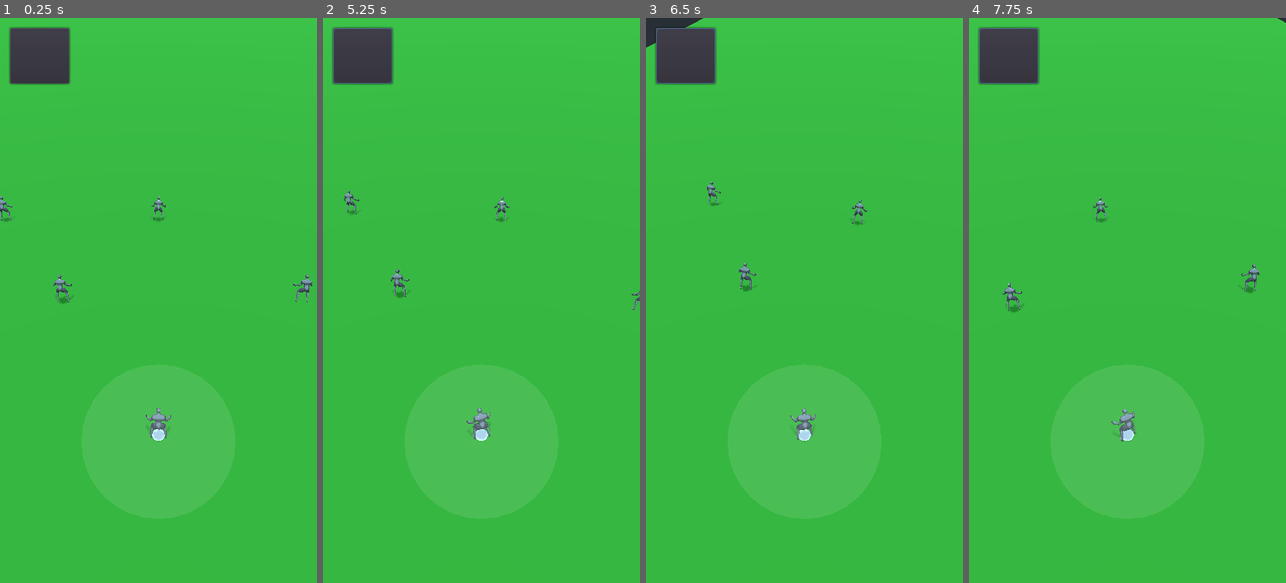
Above: before the commit, frames 1-4 (left to right).
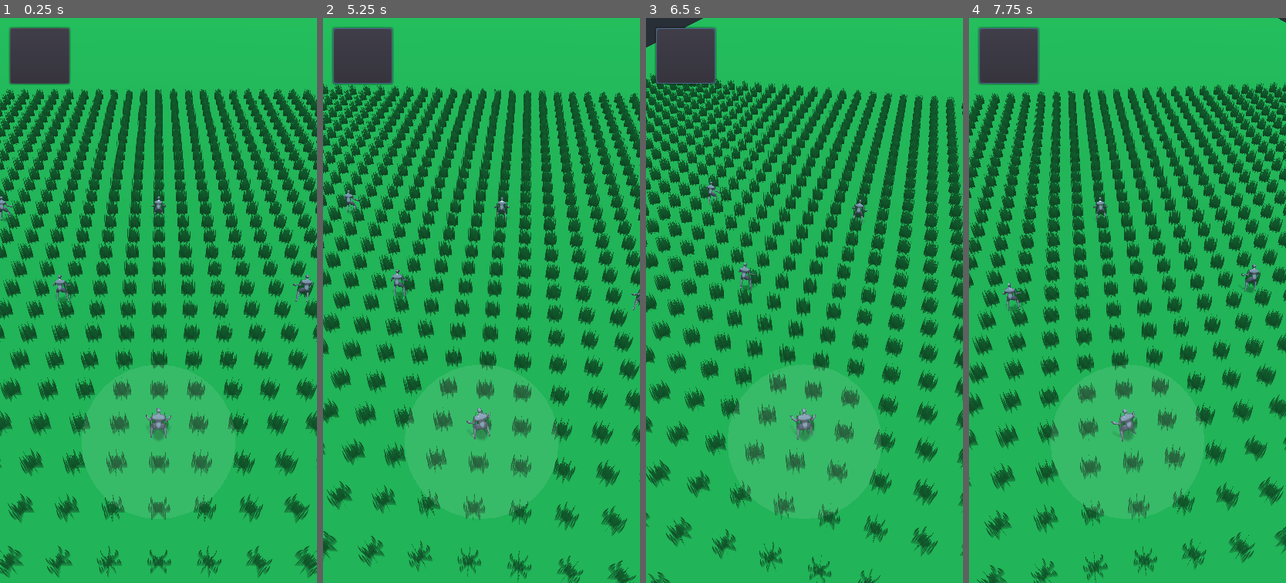
Above: after the commit, the same moments.

Repository: samhattangady/UltimateFrisbee
Game: Godot game, scene res://PlayingField.tscn
Two runs of this game, one before a commit and one after it. Both use one fixed random seed, a clock stepped at 60 frames per second and the inputs below.
Inputs (mouse positions are in pixels of both pictures, inside the frame that each line leads up to):
- Up to frame 1 (0.25 s): no input
- Up to frame 2 (5.25 s): tap Enter (ui_accept) at 0.5, 0.77, 4.52 s; move the mouse to (551, 272) at 0.52 s; hold Right (ui_right) 0.53-1.25 s; click (551, 272) at 0.67 s; click (364, 57) at 1.25 s; drag from (418, 328) to (465, 413) at 2.02 s; move the mouse to (513, 176) at 2.77 s; hold Right (ui_right) 2.78-3.5 s; drag from (465, 413) to (386, 215) at 3.52 s; move the mouse to (576, 385) at 4.27 s; hold Left (ui_left) 4.28-5 s; drag from (386, 215) to (433, 159) at 5.02 s
- Up to frame 3 (6.5 s): move the mouse to (820, 300) at 5.77 s; hold Down (ui_down) from 5.78 s (still down); click (820, 300) at 5.92 s
- Up to frame 4 (7.75 s): release Down (ui_down) at 6.5 s; tap Enter (ui_accept) at 6.5, 7.25, 7.52 s; drag from (1079, 159) to (1064, 328) at 6.52 s; move the mouse to (1197, 272) at 7.27 s; hold Up (ui_up) from 7.28 s (still down)

The runs differ from the first frame. In frame 1, 26% of the frame differs, in the area x 0-100%, y 12-100%; in frame 2, 26%; in frame 3, 26%, in the area x 0-100%, y 0-100%; in frame 4, 26%.
Error in both runs: Invalid call. Nonexistent function 'find_bone' in base 'Spatial'. (res://Player2.gd:62)

Commit message:
wip: working on grass textures

Diff:
--- a/GameCamera.gd
+++ b/GameCamera.gd
@@ -3,6 +3,7 @@
 var start_x = 0.0
 var start_z = 0.0
 var start_origin = Vector3(0, 0, 0)
+var ground
 
 # FIXME (22 May 2019 sam): Currently these are hardcoded into the script. It should
 # instead be taken from whatever values were set in the editor.
@@ -59,6 +60,9 @@
     var disc_points = Vector2(screen.x/2, screen.y*3/4)
     start_origin= get_point_in_world(disc_points)
 
+func set_ground(ground):
+    self.ground = ground
+
 func disc_position_update(position):
     # We want the camera to center the disc to the point 3/4th y and 1/2 x
     # `start_origin` is already fixed at that point. So that's what we use
@@ -68,6 +72,7 @@
     self.start_origin = position
     var end_translation = Vector3(start_origin.x+camera_x_offset, start_origin.y+camera_height, start_origin.z+camera_z_offset)
     self.translation = end_translation
+    self.ground.set_grass_position(position)
     self.emit_signal('camera_movement_completed')
 
 func camera_movement_complete(obj, node_path):
--- /dev/null
+++ b/Ground.gd
@@ -0,0 +1,18 @@
+extends Spatial
+
+var grass
+export var rows = 20
+export var spacing = 3.0
+
+# TODO (24 Jun 2019 sam): Look into updating AABB
+
+func _ready():
+    self.grass = self.get_node('Grass')
+    self.grass.amount = self.rows * self.rows
+    if self.grass.process_material:
+        self.grass.process_material.set_shader_param('rows', self.rows)
+        self.grass.process_material.set_shader_param('spacing', self.spacing)
+
+func set_grass_position(pos):
+    pos.y = 0
+    self.grass.translation = pos
--- a/Ground.tscn
+++ b/Ground.tscn
@@ -1,21 +1,39 @@
-[gd_scene load_steps=4 format=2]
+[gd_scene load_steps=8 format=2]
 
-[sub_resource type="CubeMesh" id=1]
+[ext_resource path="res://Ground.gd" type="Script" id=1]
+[ext_resource path="res://assets/Grass.tres" type="Material" id=2]
+[ext_resource path="res://assets/Particles_Grass.tres" type="Material" id=3]
+[ext_resource path="res://assets/grass.obj" type="ArrayMesh" id=4]
 
-[sub_resource type="SpatialMaterial" id=2]
-albedo_color = Color( 0.196078, 0.623529, 0.14902, 0.607843 )
+[sub_resource type="BoxShape" id=1]
 
-[sub_resource type="ConvexPolygonShape" id=3]
-points = PoolVector3Array( -1, 1, 1, 1, 1, -1, 1, 1, 1, -1, 1, -1, -1, -1, 1, 1, -1, -1, 1, -1, 1, -1, -1, -1, 1, 1, 1, -1, 1, -1, 1, 1, -1, -1, 1, 1, 1, -1, 1, -1, -1, -1, 1, -1, -1, -1, -1, 1, 1, 1, 1, -1, -1, 1, -1, 1, 1, 1, -1, 1, 1, 1, -1, -1, -1, -1, -1, 1, -1, 1, -1, -1 )
+[sub_resource type="CubeMesh" id=2]
 
-[node name="Ground" type="MeshInstance"]
-transform = Transform( 70, 0, 0, 0, 0.01, 0, 0, 0, 200, 0, 0, 0 )
-layers = 7
-mesh = SubResource( 1 )
-material/0 = SubResource( 2 )
+[sub_resource type="SpatialMaterial" id=3]
+params_specular_mode = 3
+albedo_color = Color( 0.121569, 0.615686, 0.247059, 1 )
 
-[node name="GroundStaticBody" type="StaticBody" parent="."]
+[node name="Ground" type="Spatial"]
+script = ExtResource( 1 )
+rows = 50
+
+[node name="Grass" type="Particles" parent="."]
+transform = Transform( 1, 0, 0, 0, 1, 0, 0, 0, 1, 3.1933, 0, 0 )
+material_override = ExtResource( 2 )
+amount = 16
+explosiveness = 1.0
+local_coords = false
+process_material = ExtResource( 3 )
+draw_pass_1 = ExtResource( 4 )
+
+[node name="Surface" type="StaticBody" parent="."]
+transform = Transform( 70, 0, 0, 0, 0.05, 0, 0, 0, 200, 0, 0, 0 )
 collision_layer = 3
+collision_mask = 3
 
-[node name="CollisionShape" type="CollisionShape" parent="GroundStaticBody"]
-shape = SubResource( 3 )
+[node name="CollisionShape" type="CollisionShape" parent="Surface"]
+shape = SubResource( 1 )
+
+[node name="MeshInstance" type="MeshInstance" parent="Surface"]
+mesh = SubResource( 2 )
+material/0 = SubResource( 3 )
--- a/Player2.gd
+++ b/Player2.gd
@@ -298,3 +298,7 @@
 
 func get_debug_name():
     return self.debug_name
+
+# FIXME (24 Jun 2019 sam): There is a bug with player movement. In hex when the first
+# pass is being made to the forehand side, that player does not move to collect the
+# disc.
--- a/PlayerModel.tscn
+++ b/PlayerModel.tscn
@@ -1,29 +1,35 @@
-[gd_scene load_steps=6 format=2]
+[gd_scene load_steps=7 format=2]
 
 [ext_resource path="res://assets/scoober.glb" type="PackedScene" id=1]
 
-[sub_resource type="AnimationNodeBlend2" id=4]
+[sub_resource type="SpatialMaterial" id=1]
+params_specular_mode = 3
 
-[sub_resource type="AnimationNodeAnimation" id=1]
+[sub_resource type="AnimationNodeBlend2" id=2]
+
+[sub_resource type="AnimationNodeAnimation" id=3]
 animation = "Idle"
 
-[sub_resource type="AnimationNodeAnimation" id=3]
+[sub_resource type="AnimationNodeAnimation" id=4]
 animation = "Run"
 
-[sub_resource type="AnimationNodeBlendTree" id=2]
+[sub_resource type="AnimationNodeBlendTree" id=5]
 graph_offset = Vector2( 0, 58.25 )
-nodes/Idle/node = SubResource( 1 )
+nodes/Idle/node = SubResource( 3 )
 nodes/Idle/position = Vector2( 32, 64 )
-nodes/Idle-Run/node = SubResource( 4 )
+nodes/Idle-Run/node = SubResource( 2 )
 nodes/Idle-Run/position = Vector2( 256, 64 )
-nodes/Run/node = SubResource( 3 )
+nodes/Run/node = SubResource( 4 )
 nodes/Run/position = Vector2( 32, 176 )
 nodes/output/position = Vector2( 496, 64 )
 node_connections = [ "output", 0, "Idle-Run", "Idle-Run", 0, "Idle", "Idle-Run", 1, "Run" ]
 
 [node name="PlayerModel" index="0" instance=ExtResource( 1 )]
 
+[node name="BodyMesh" parent="Armature" index="0"]
+material/0 = SubResource( 1 )
+
 [node name="AnimationTree" type="AnimationTree" parent="." index="3"]
-tree_root = SubResource( 2 )
+tree_root = SubResource( 5 )
 anim_player = NodePath("../AnimationPlayer")
 parameters/Idle-Run/blend_amount = 0.63
--- a/PlayingField.gd
+++ b/PlayingField.gd
@@ -7,6 +7,7 @@
 var world_debug
 var players_controller
 var screen_debug
+var ground
 
 func _ready():
     self.input_controls = self.get_node('InputControls')
@@ -16,8 +17,10 @@
     self.players_controller = self.frisbee_things.get_node('Players')
     self.world_debug = self.get_node('WorldDebug')
     self.screen_debug = self.get_node('Debug')
+    self.ground = self.frisbee_things.get_node('Ground')
     self.screen_debug.set_player_controller(self.players_controller)
     self.game_camera.make_current()
+    self.game_camera.set_ground(self.ground)
     self.players_controller.set_game_camera(self.game_camera)
     self.players_controller.set_disc(self.disc)
     self.input_controls.connect('set_pause_state', self.disc, 'set_pause_state')
--- /dev/null
+++ b/assets/Grass.tres
@@ -0,0 +1,13 @@
+[gd_resource type="SpatialMaterial" load_steps=2 format=2]
+
+[ext_resource path="res://assets/grass_texture.png" type="Texture" id=1]
+
+[resource]
+params_specular_mode = 3
+params_cull_mode = 2
+params_use_alpha_scissor = true
+params_alpha_scissor_threshold = 0.0
+albedo_color = Color( 0.121569, 0.615686, 0.247059, 1 )
+albedo_texture = ExtResource( 1 )
+proximity_fade_enable = true
+proximity_fade_distance = 2.0
--- /dev/null
+++ b/assets/Particles_Grass.tres
@@ -0,0 +1,9 @@
+[gd_resource type="ShaderMaterial" load_steps=2 format=2]
+
+[ext_resource path="res://assets/Shader_Grass.shader" type="Shader" id=1]
+
+[resource]
+resource_local_to_scene = true
+shader = ExtResource( 1 )
+shader_param/rows = 4.0
+shader_param/spacing = 1.0
--- /dev/null
+++ b/assets/Shader_Grass.shader
@@ -0,0 +1,31 @@
+shader_type particles;
+
+uniform float rows = 4;
+uniform float spacing = 1.0;
+uniform sampler2D noisemap;
+
+void vertex() {
+	vec4 pos = vec4(0.0, 0.0, 0.0, 0.0);
+	pos.z = float(INDEX);
+	pos.x = mod(pos.z, rows);
+	pos.z = (pos.z - pos.x) / rows;
+
+	pos.x -= rows * 0.5;
+	pos.z -= rows * 0.5;
+	pos *= spacing;
+
+	pos.x += EMISSION_TRANSFORM[3][0] - mod(EMISSION_TRANSFORM[3][0], spacing);
+	pos.z += EMISSION_TRANSFORM[3][2] - mod(EMISSION_TRANSFORM[3][2], spacing);
+
+	float noise = texture(noisemap, pos.xz).x;
+	pos.y = noise;
+	pos.x += noise* spacing;
+	pos.z += noise* spacing;
+
+//	TRANSFORM[0][0] = cos(noise.z*3.14);
+//	TRANSFORM[0][2] = -sin(noise.z*3.14);
+//	TRANSFORM[2][0] = sin(noise.z*3.14);
+//	TRANSFORM[2][2] = cos(noise.z*3.14);
+
+	TRANSFORM[3] = pos;
+}
Binary file added: assets/grass.glb
Not shown, added: assets/grass.obj
Binary file added: assets/grass_texture.png
Not shown, changed: .gitignore
